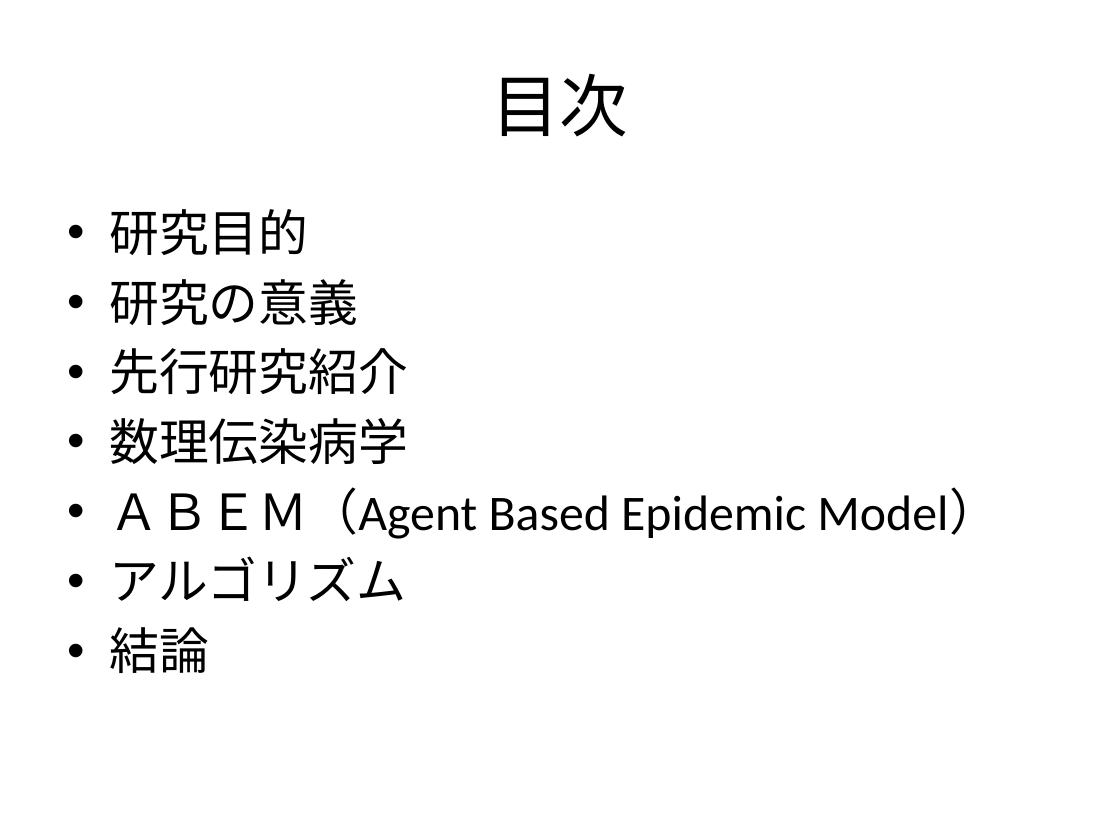
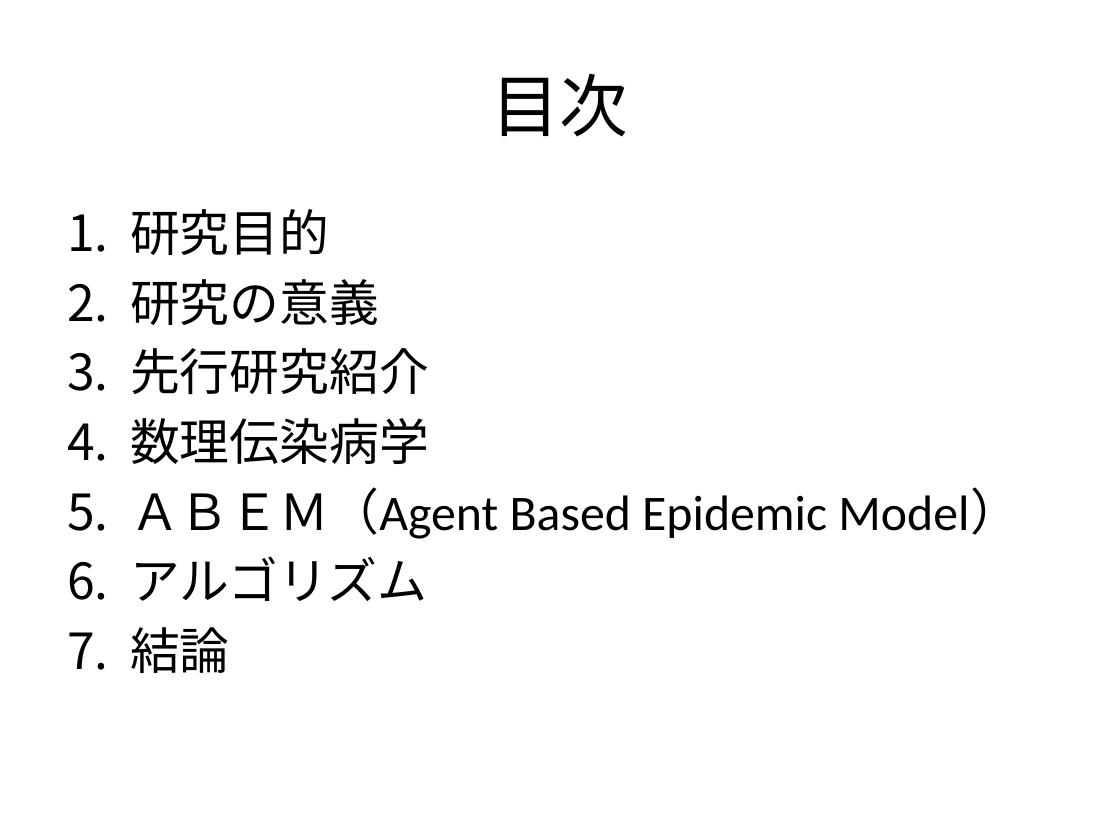
Before and after one commit to nkud/Research-BB, a slide deck: slide 2 of PPT/卒業研究.pptx. Drawn at 1120x840 pixels with LibreOffice and Linux fonts; fonts in the diff are those of the drawing. Boxes give left, top, right and bottom in pixels: in the first picture for what was removed or moved away, otherwise in the second. Text is boxed around its words. In the diff, an @@ line names an element or a change of style, - is before the commit and + after.

```diff
--- a/PPT/卒業研究.pptx
+++ b/PPT/卒業研究.pptx
@@ text "研究目的" at (130,209,1020,673): bullet • to 1. @@
```
Also in this commit, not shown: 4 other slides changed.
